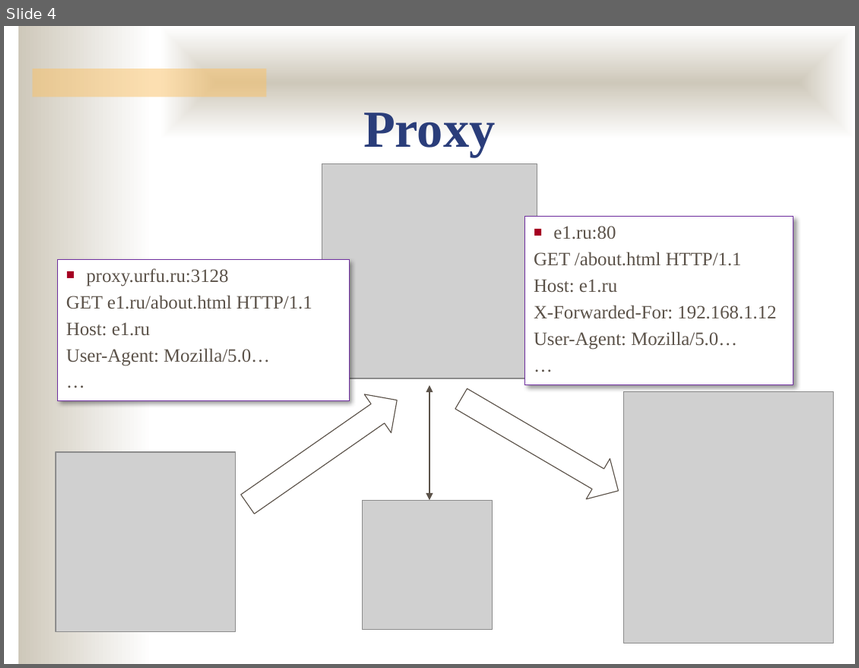
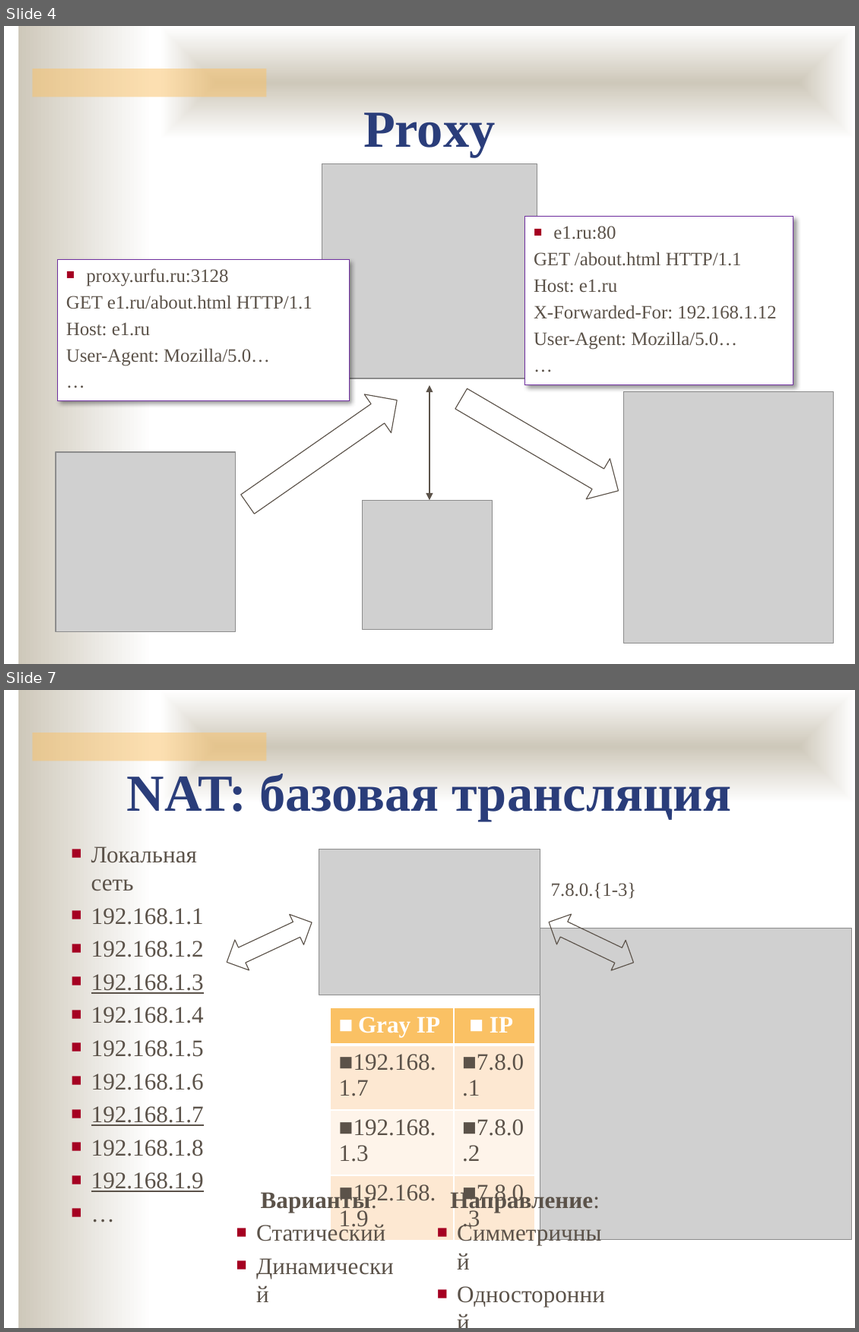
Before and after one commit to ukoloff/nets, a slide deck: lecture/nat.pptx. Shown one above the other, each under a label of ours: slide 4 before the commit, slides 4 and 7 after it; the slides between them are not shown. The pictures are 859x668 and 859x1332 pixels, drawn with LibreOffice and Linux fonts; fonts in the diff are those of the drawing; grey boxes stand for pictures; background and template pictures are left out. Boxes give left, top, right and bottom in pixels: in the first picture for what was removed or moved away, otherwise in the second. Text is boxed around its words. In the diff, an @@ line names an element or a change of style, - is before the commit and + after.

```diff
--- a/lecture/nat.pptx
+++ b/lecture/nat.pptx
@@ slide 7 added at [4,690,855,1328], background #FFFFFF; not listed: 3 template elements that a slide beside it also shows @@
@@ text added at [127,774,732,821], 44 pt, text #2A3D7A, bold @@
+NAT: базовая трансляция
@@ text added at [91,847,204,1192], 20 pt, text #5B5249 @@
+■ Локальная сеть
+■ 192.168.1.1
+■ 192.168.1.2
+■ 192.168.1.3
+■ 192.168.1.4
+■ 192.168.1.5
+■ 192.168.1.6
+■ 192.168.1.7
+■ 192.168.1.8
+■ 192.168.1.9
+■ …
@@ picture added at [319,849,541,995] @@
@@ text added at [551,882,637,899], 16 pt, text #5B5249 @@
+7.8.0.{1-3}
@@ left right arrow added at [220,907,319,977], outline #5B5249 0.75 pt @@
@@ left right arrow added at [542,907,641,977], outline #5B5249 0.75 pt @@
@@ picture added at [541,929,852,1240] @@
@@ table added at [330,1008,534,1234], 4 rows, 2 columns @@
+Gray IP | IP
+192.168.1.7 | 7.8.0.1
+192.168.1.3 | 7.8.0.2
+192.168.1.9 | 7.8.0.3
@@ text added at [256,1189,386,1242], 20 pt, text #5B5249 @@
+Варианты:
+■ Статический
+■ Динамический
@@ text added at [450,1189,599,1212], 20 pt, text #5B5249 @@
+Направление:
+■ Симметричный
+■ Односторонний
```
Also in this commit, not shown: 5 other slides added.
